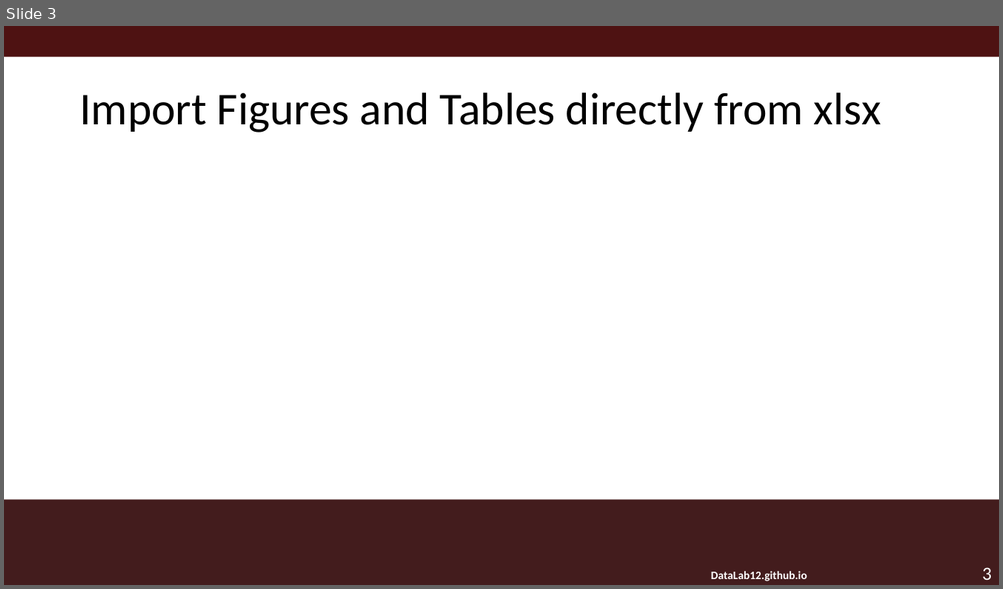
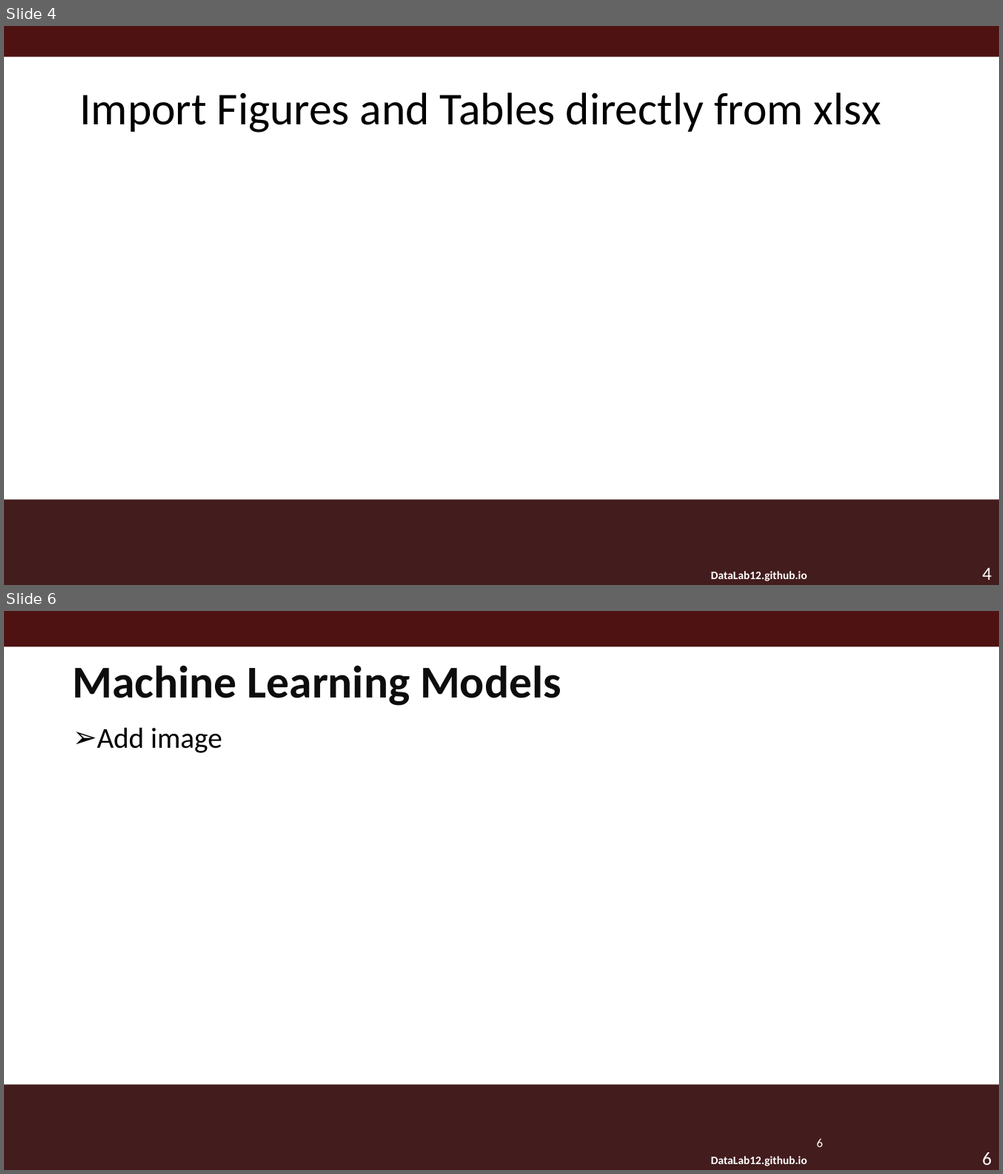
Before and after one commit to zoe-becker/ML-Traffic-Analysis, a slide deck: DataLabMacro.pptm. Shown one above the other, each under a label of ours: slide 3 before the commit, slides 4 and 6 after it; the slides between them are not shown. The pictures are 1003x589 and 1003x1174 pixels, drawn with LibreOffice and Linux fonts; fonts in the diff are those of the drawing; background and template pictures are left out. Boxes give left, top, right and bottom in pixels: in the first picture for what was removed or moved away, otherwise in the second. Text is boxed around its words. In the diff, an @@ line names an element or a change of style, - is before the commit and + after.

```diff
--- a/DataLabMacro.pptm
+++ b/DataLabMacro.pptm
@@ slide 6 added at box(4, 611, 999, 1170), background #FFFFFF; not listed: 3 template elements that a slide beside it also shows @@
@@ rectangle added at box(4, 611, 999, 647), fill #4E1212 @@
@@ title added at box(73, 665, 561, 706), 44 pt, text #0D0D0D, bold @@
+Machine Learning Models
@@ text added at box(97, 727, 222, 753), 28 pt, text #000000 @@
+➢ Add image
@@ page number added at box(817, 1139, 822, 1147), 12 pt, text #FFFFFF @@
+6
@@ what was slide 3 is now slide 4 @@
@@ page number at box(982, 568, 991, 580): text changed @@
-3
+4
```
Also in this commit, not shown: 3 slides changed, 4 other slides added.
